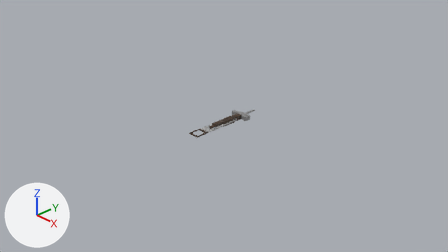
An edit to the Blender file BlenderAssets/tools.blend, drawn before and after from the same camera.
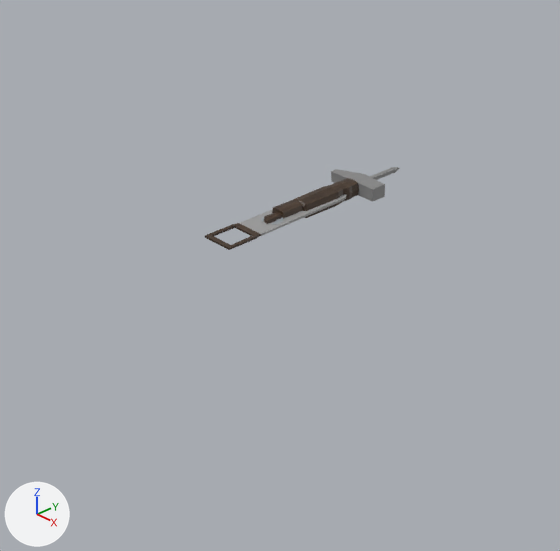
Each version appears first from the file's camera 'Camera', and next in a close-up on the part from 27% to 69% of the width and 21% to 95% of the height. Lighting does not change. The marker at lower left points along +X, +Y and +Z.

The first close-up shows 'SM_DToolsChisel', 'SM_DToolsHammer', 'SM_DToolsSaw', 'SM_DToolsScrewdriver', 'SM_DToolsWrench'.
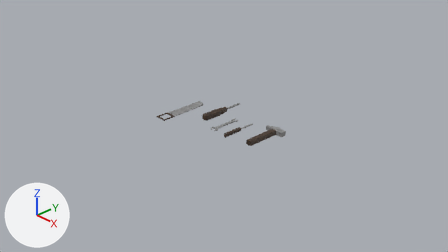
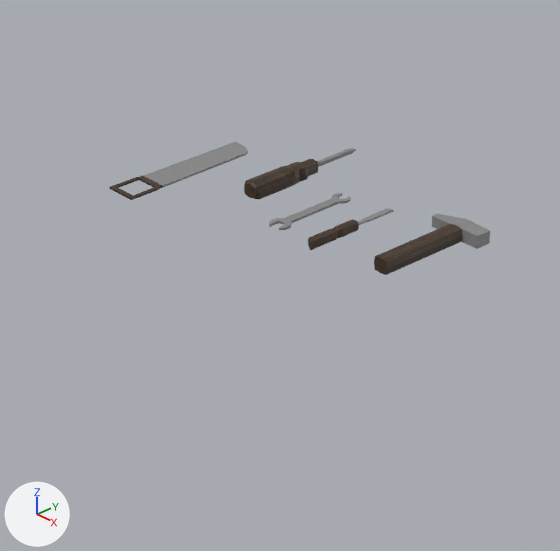
Location of each change, [x1, y1, x2, y2] in pixels of the close-ups (560 x 551 px):
'SM_DToolsHammer', moved
    before: [272, 169, 385, 218]
    after: [374, 214, 490, 275]
'SM_DToolsSaw', moved
    before: [205, 194, 346, 250]
    after: [109, 142, 248, 200]
'SM_DToolsScrewdriver', moved
    before: [294, 167, 400, 218]
    after: [244, 148, 356, 199]
'SM_DToolsChisel', moved
    before: [264, 212, 283, 224]
    after: [308, 208, 394, 250]
'SM_DToolsWrench', moved
    before: [261, 196, 341, 224]
    after: [269, 193, 351, 230]

What the commit changed:
Object 'SM_DToolsChisel' (ob_sm_dtoolschisel) moves from (0.0, 0.0, 0.0) to (0.387, 0.0, 0.0).
Object 'SM_DToolsHammer' (ob_sm_dtoolshammer) moves from (0.0, 0.0, 0.0) to (0.873, 0.0, 0.0).
Object 'SM_DToolsSaw' (ob_sm_dtoolssaw) moves from (0.0, 0.0, 0.0) to (-0.918, 0.0, 0.0).
Object 'SM_DToolsScrewdriver' (ob_sm_dtoolsscrewdriver) moves from (0.0, 0.0, 0.0) to (-0.395, 0.0, 0.0).
Object 'SM_DToolsWrench' (ob_sm_dtoolswrench) moves from (0.0, 0.0, 0.0) to (0.07, 0.0, 0.0).
